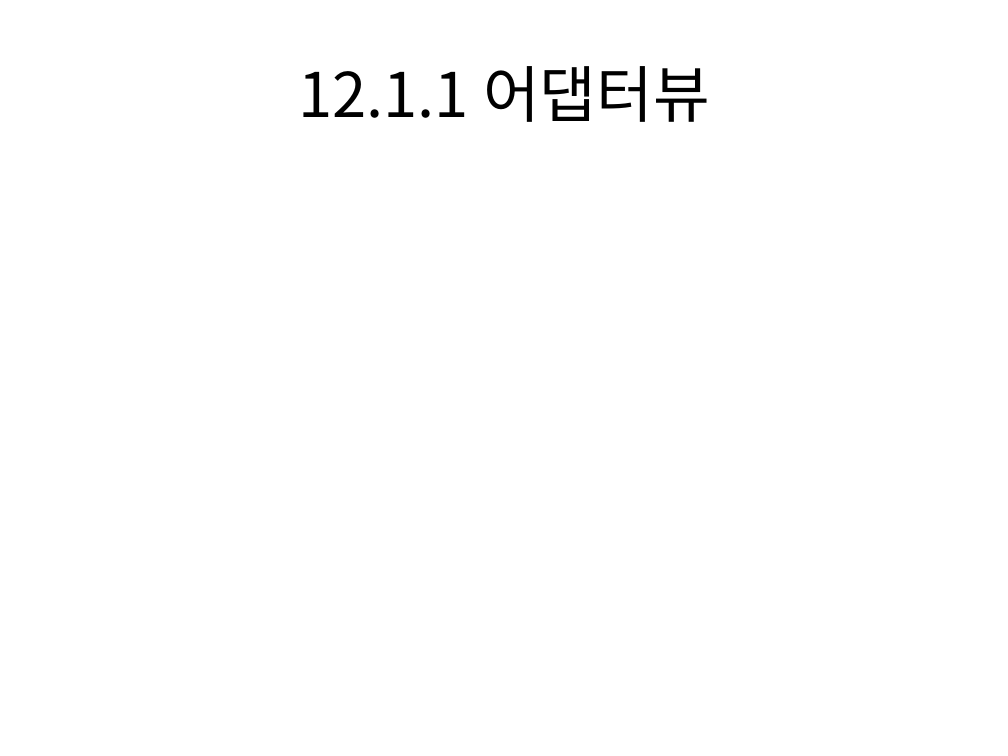
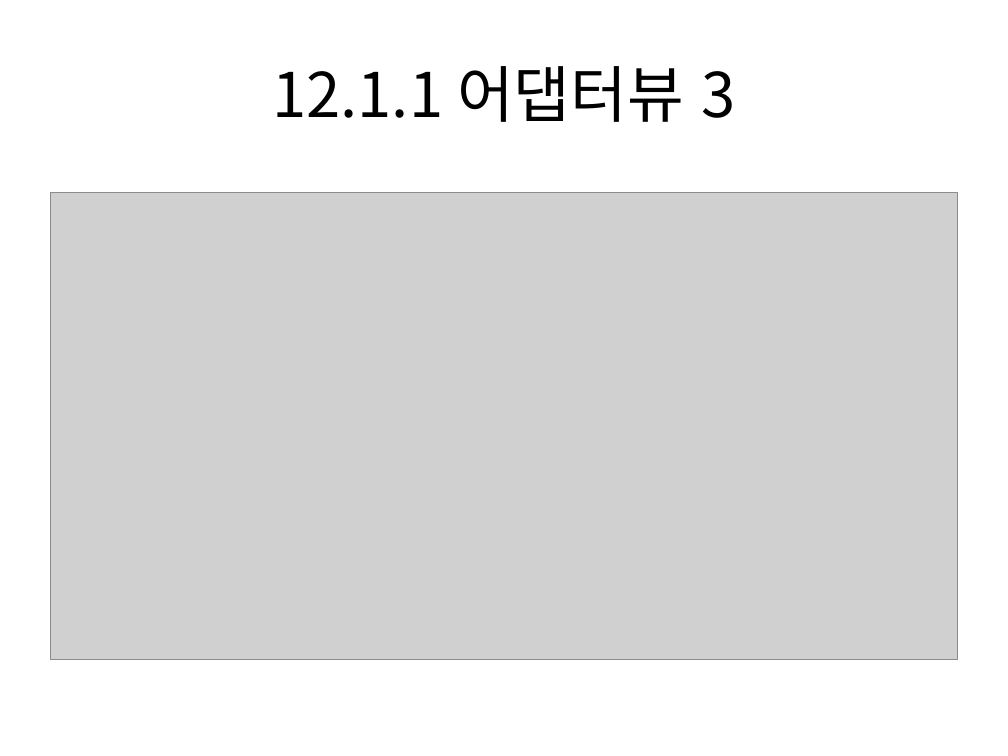
Before and after one commit to dummyFirst/NHK_Japanese, a slide deck: slide 5 of Android/안드로이드 프로그래밍 정복/Chapter12 어댑터뷰.pptx (slide 3 before the commit). Drawn at 1008x756 pixels with LibreOffice and Linux fonts; fonts in the diff are those of the drawing; grey boxes stand for pictures. Boxes give left, top, right and bottom in pixels: in the first picture for what was removed or moved away, otherwise in the second. Text is boxed around its words. In the diff, an @@ line names an element or a change of style, - is before the commit and + after.

```diff
--- a/Android/안드로이드 프로그래밍 정복/Chapter12 어댑터뷰.pptx
+++ b/Android/안드로이드 프로그래밍 정복/Chapter12 어댑터뷰.pptx
@@ title at [272, 66, 735, 122]: text changed @@
-12.1.1 어댑터뷰
+12.1.1 어댑터뷰 3
@@ picture added at [50, 193, 958, 659] @@
```
Also in this commit, not shown: 4 other slides changed, 5 slides added.
